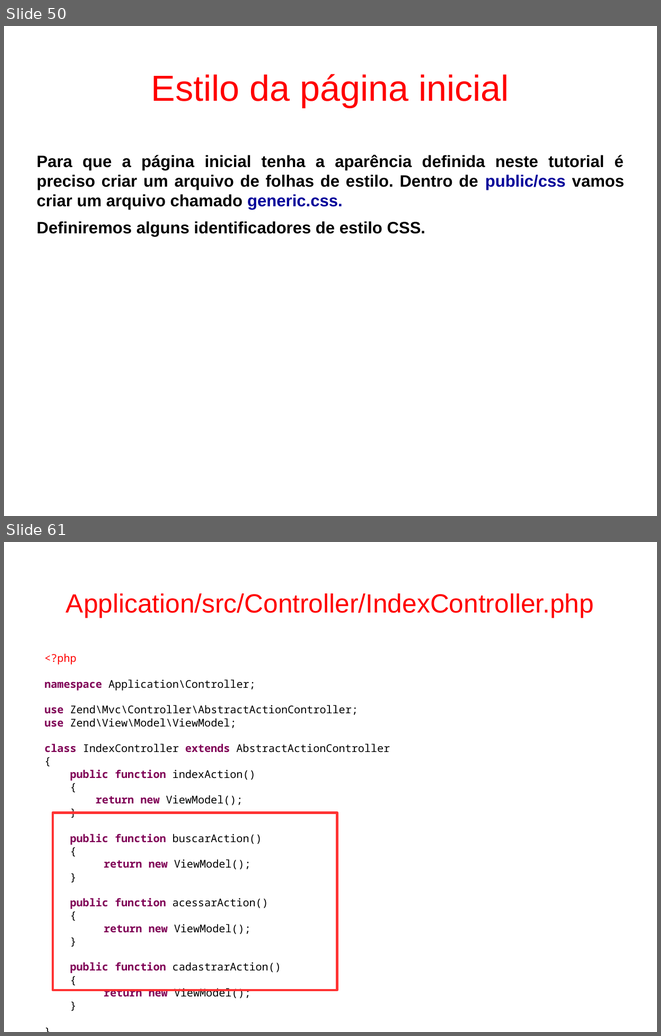
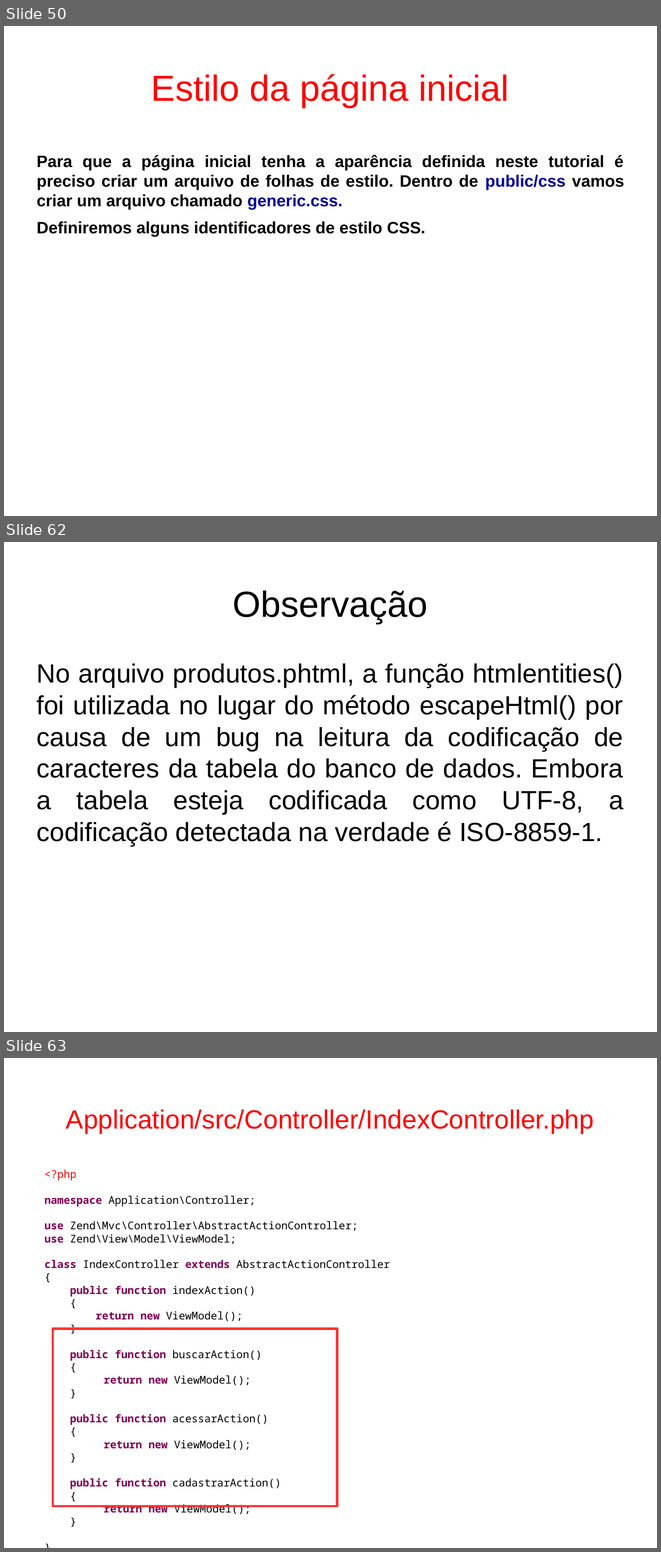
Before and after one commit to fgsl/lojasacme, a slide deck: docs/tutorial.odp. Shown one above the other, each under a label of ours: slides 50 and 61 before the commit, slides 50, 62 and 63 after it; the slides between them are not shown. The pictures are 661x1036 and 661x1552 pixels, drawn with LibreOffice and Linux fonts; fonts in the diff are those of the drawing. Boxes give left, top, right and bottom in pixels: in the first picture for what was removed or moved away, otherwise in the second. Text is boxed around its words. In the diff, an @@ line names an element or a change of style, - is before the commit and + after.

```diff
--- a/docs/tutorial.odp
+++ b/docs/tutorial.odp
@@ slide 62 added at (x1=4, y1=542, x2=657, y2=1032), background #FFFFFF @@
@@ title added at (x1=233, y1=590, x2=428, y2=623), 44 pt, text #000000 @@
+Observação
@@ text added at (x1=37, y1=663, x2=624, y2=846), 32 pt, text #000000 @@
+No arquivo produtos.phtml, a função htmlentities() foi utilizada no lugar do método escapeHtml() por causa de um bug na leitura da codificação de caracteres da tabela do banco de dados. Embora a tabela esteja codificada como UTF-8, a codificação detectada na verdade é ISO-8859-1.
@@ what was slide 61 is now slide 63 @@
```
Also in this commit, not shown: 10 slides changed, 2 other slides added, 2 slides removed, 4 other files.
